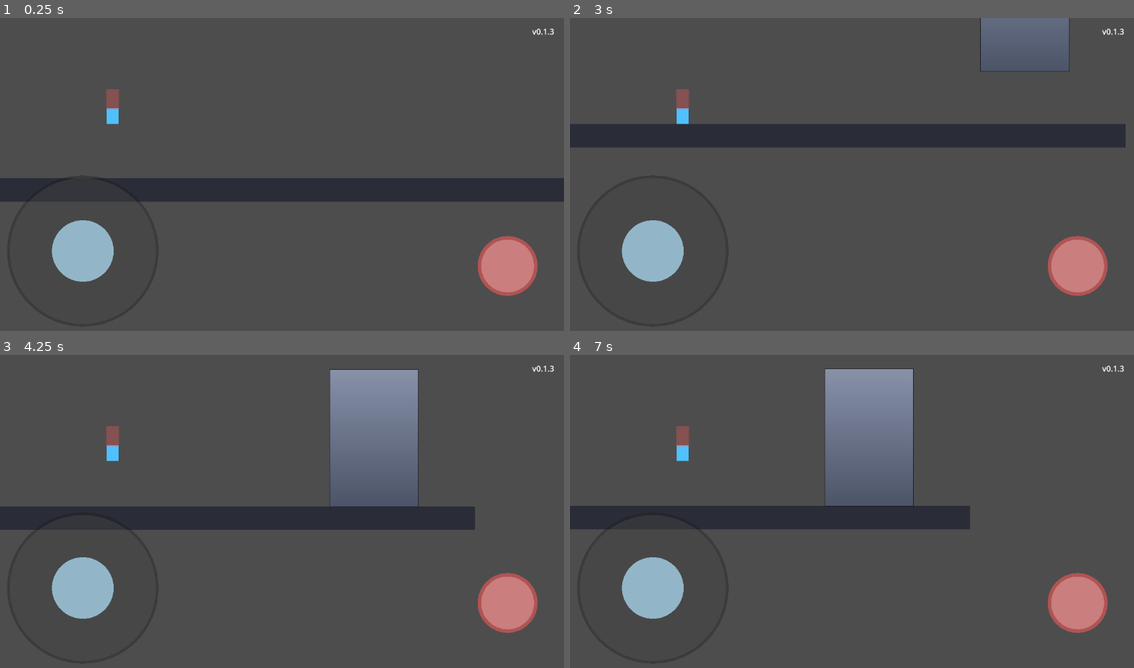
Above: before the commit, frames 1-4 (two rows, left to right).
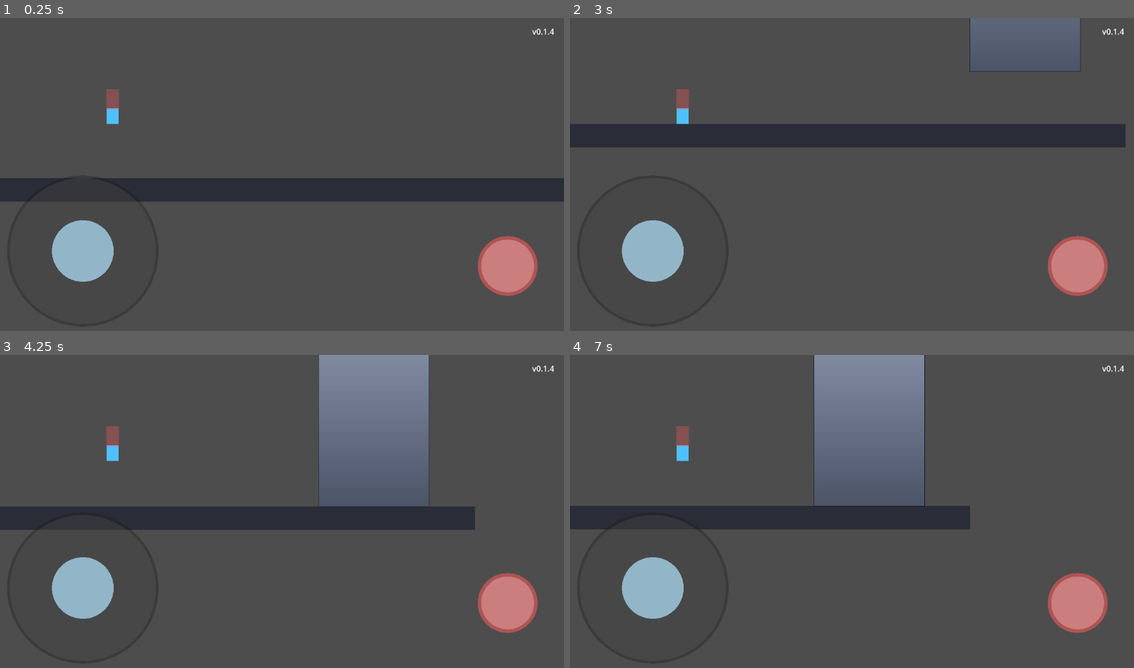
Above: after the commit, the same moments.

Repository: jenemia/BuildingSlash
Game: Godot game, scene res://node_2d.tscn
The game is run twice, just before and just after one commit, with the same random seed, the same clock (stepped at 60 frames per second) and the same inputs.
Inputs (mouse positions are in pixels of both pictures, inside the frame that each line leads up to):
- Up to frame 1 (0.25 s): no input
- Up to frame 2 (3 s): move the mouse to (976, 161) at 0.52 s; hold D (move_right) 0.53-1.25 s; tap Z (attack) at 0.6, 2.1 s; click (976, 161) at 0.67 s; tap Space (jump) at 0.77 s; drag from (739, 193) to (682, 99) at 1.27 s; move the mouse to (908, 105) at 2.02 s; hold A (move_left) 2.03-2.75 s; drag from (823, 240) to (682, 127) at 2.77 s
- Up to frame 3 (4.25 s): tap Enter at 3.5 s; move the mouse to (451, 561) at 3.52 s; hold D (move_right) from 3.53 s (still down); tap Z (attack) at 3.6 s; tap Space (jump) at 3.77 s
- Up to frame 4 (7 s): release D (move_right) at 4.25 s; drag from (682, 464) to (767, 433) at 4.27 s; move the mouse to (880, 514) at 5.02 s; hold D (move_right) 5.03-5.75 s; tap Z (attack) at 5.1, 6.6 s; click (880, 514) at 5.17 s; drag from (767, 433) to (739, 530) at 5.77 s; tap Space (jump) at 6.5, 6.77 s; move the mouse to (976, 498) at 6.52 s; hold A (move_left) from 6.53 s (still down)

The runs differ from the first frame. In frame 1, less than 0.1% of the frame differs, in the area x 97-99%, y 3-6%; in frame 2, 0.7%; in frame 3, 2.6%; in frame 4, 2.7%, in the area x 43-99%, y 0-49%.
Error before the commit: Invalid access to property or key 'shape' on a base object of type 'Nil'. (res://scripts/world/falling_block.gd:102)
Error after the commit: Invalid access to property or key 'shape' on a base object of type 'Nil'. (res://scripts/world/falling_block.gd:104)

Commit message:
feat(world): scale falling block visuals while keeping hitbox fixed

Diff:
--- a/project.godot
+++ b/project.godot
@@ -15,7 +15,7 @@
 config/features=PackedStringArray("4.6", "Mobile")
 config/icon="res://icon.svg"
 
-config/version="0.1.3"
+config/version="0.1.4"
 [input]
 
 move_left={
--- a/scripts/world/falling_block.gd
+++ b/scripts/world/falling_block.gd
@@ -5,6 +5,7 @@
 @export var max_floors: int = 10
 @export var floor_height: float = 28.0
 @export var floor_width: float = 180.0
+@export var visual_size_scale: float = 1.25
 @export var gravity_scale: float = 1.0
 @export var max_fall_speed: float = 520.0
 @export var despawn_margin: float = 220.0
@@ -99,15 +100,19 @@
 func _rebuild_visual_and_collision() -> void:
 	var total_h := current_floors * floor_height
 
+	# 충돌 히트박스는 월드 단위 고정(해상도 비의존)
 	var shape := collision_shape.shape as RectangleShape2D
 	shape.size = Vector2(floor_width, total_h)
 	collision_shape.position = Vector2(0.0, -total_h * 0.5)
 
+	# 비주얼만 크기 조정
+	var visual_w := floor_width * visual_size_scale
+	var visual_h := total_h * visual_size_scale
 	var points := PackedVector2Array([
-		Vector2(-floor_width * 0.5, -total_h),
-		Vector2(floor_width * 0.5, -total_h),
-		Vector2(floor_width * 0.5, 0),
-		Vector2(-floor_width * 0.5, 0)
+		Vector2(-visual_w * 0.5, -visual_h),
+		Vector2(visual_w * 0.5, -visual_h),
+		Vector2(visual_w * 0.5, 0),
+		Vector2(-visual_w * 0.5, 0)
 	])
 	body_visual.polygon = points
 	body_visual.vertex_colors = PackedColorArray([
@@ -120,15 +125,18 @@
 
 func _draw() -> void:
 	var total_h := current_floors * floor_height
-	var left := -floor_width * 0.5
-	var right := floor_width * 0.5
+	var visual_w := floor_width * visual_size_scale
+	var visual_h := total_h * visual_size_scale
+	var visual_floor_h := floor_height * visual_size_scale
+	var left := -visual_w * 0.5
+	var right := visual_w * 0.5
 
 	for i in range(current_floors):
-		var y_top := -total_h + i * floor_height
-		var y_bottom := y_top + floor_height
+		var y_top := -visual_h + i * visual_floor_h
+		var y_bottom := y_top + visual_floor_h
 		var t := float(i) / maxf(1.0, float(max_floors - 1))
 		var floor_color := _color_top.lerp(_color_bottom, t)
-		draw_rect(Rect2(Vector2(left, y_top), Vector2(floor_width, floor_height - 1.0)), floor_color, true)
+		draw_rect(Rect2(Vector2(left, y_top), Vector2(visual_w, visual_floor_h - 1.0)), floor_color, true)
 		draw_line(Vector2(left, y_bottom), Vector2(right, y_bottom), Color(0.10, 0.10, 0.14, 0.78), 1.5)
 
-	draw_rect(Rect2(Vector2(left, -total_h), Vector2(floor_width, total_h)), Color(0.1, 0.1, 0.14, 0.95), false, 2.0)
+	draw_rect(Rect2(Vector2(left, -visual_h), Vector2(visual_w, visual_h)), Color(0.1, 0.1, 0.14, 0.95), false, 2.0)
Not shown, changed: VERSION.txt
Not shown, changed: index.html
Not shown, changed: index.pck
